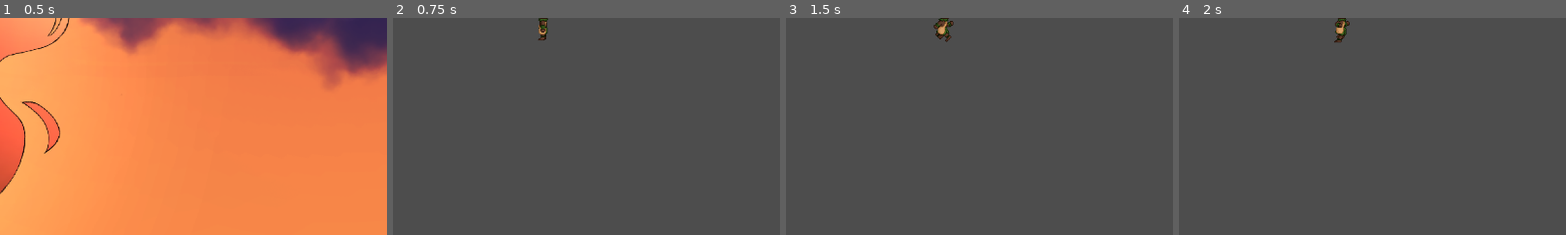
Above: before the commit, frames 1-4 (left to right).
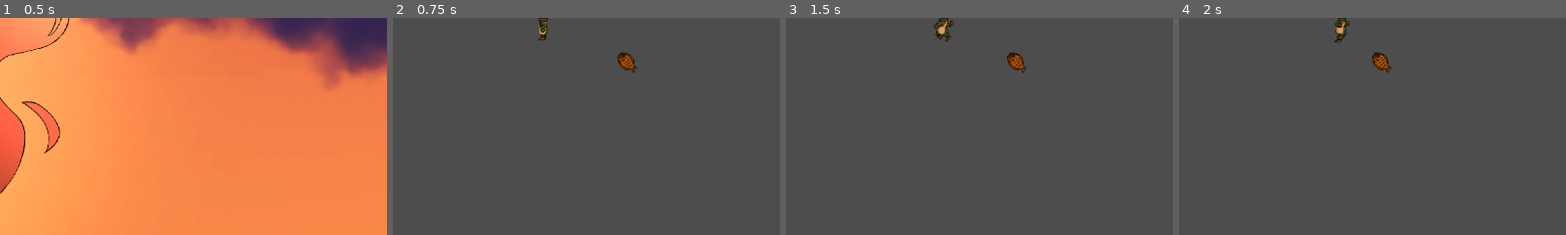
Above: after the commit, the same moments.

Repository: carolinalimaal/tekoha
Game: Godot game, scene res://UI/main_menu/main_menu.tscn
Two runs of this game, one before a commit and one after it. Both use one fixed random seed, a clock stepped at 60 frames per second and the inputs below.
Inputs (mouse positions are % of the whole screen's width and height, from its top left):
- Up to frame 1 (0.5 s): no input
- Up to frame 2 (0.75 s): click "Carregar Jogo" at 0.5 s
- Up to frame 3 (1.5 s): tap Enter at 1.25 s; move the mouse to (72, 45) at 1.27 s; hold D (move_right) from 1.28 s (still down); hold R (interact, bound only after the commit) from 1.28 s (still down)
- Up to frame 4 (2 s): keep holding D (move_right); keep holding R (interact, bound only after the commit)
The pictures show only the part of the screen within x 31-81%, y 49-99%; the shares and areas given below are measured in that part.

Frame 1 is identical in both runs. In frame 2, 0.3% of the frame differs, in the area x 57-64%, y 16-26%; in frame 3, 0.3%; in frame 4, 0.3%.

Commit message:
feat: coleta de itens

Diff:
--- a/tekoha/UI/inventory/inventory_slot_ui.gd
+++ b/tekoha/UI/inventory/inventory_slot_ui.gd
@@ -18,6 +18,7 @@
 
 
 func _ready() -> void:
+	_inventory_ui = get_tree().get_root().get_node("/root/Main/UI/InventoryUi") as InventoryUI
 	# Conectar sinais aos botões
 	item_button.mouse_entered.connect(_on_show_description)
 	item_button.mouse_exited.connect(_on_hide_description)
--- /dev/null
+++ b/tekoha/entities/player/pickup_area.gd
@@ -0,0 +1,29 @@
+class_name PickupArea extends Area2D
+
+@onready var player: Player = get_tree().get_first_node_in_group("Player")
+@onready var inventory: Inventory = GlobalRefs.inventory
+@onready var interact_ui: CanvasLayer = $"../InteractUI"
+
+var item: PickupItem
+
+func _ready() -> void:
+	area_entered.connect(_on_item_entered_in_pickupArea)
+	area_exited.connect(_on_item_exited_in_pickupArea)
+
+func _on_item_entered_in_pickupArea(item_entered: Area2D):
+	if item_entered.item_data is ConsumableItemData:
+		interact_ui.visible = true
+		item = item_entered
+	#elif item_entered.item_data is MuiraquitaItemData:
+		#pass
+	#elif item_entered.item_data is CoinItemData:
+		#pass
+
+func _on_item_exited_in_pickupArea(_item: Area2D):
+	interact_ui.visible = false
+
+func _input(event: InputEvent) -> void:
+	if event.is_action_pressed("interact") and interact_ui.visible == true:
+		if inventory.add_item(item.item_data):
+			await get_tree().create_timer(.3).timeout
+			item.queue_free()
--- a/tekoha/entities/player/player.tscn
+++ b/tekoha/entities/player/player.tscn
@@ -1,10 +1,11 @@
-[gd_scene load_steps=292 format=3 uid="uid://cc1753k1fycf4"]
+[gd_scene load_steps=294 format=3 uid="uid://cc1753k1fycf4"]
 
 [ext_resource type="Script" uid="uid://du7gb4ysvswcn" path="res://entities/player/player.gd" id="1_fkugw"]
 [ext_resource type="Texture2D" uid="uid://d36nm3vhln3ww" path="res://assets/sprites/entities/player/curupira_spritesheet.png" id="1_wmv1v"]
 [ext_resource type="Script" uid="uid://cxfitvewp4xj5" path="res://utils/components/health_component.gd" id="3_mpktj"]
 [ext_resource type="Script" uid="uid://2pwu4vjmtkg6" path="res://utils/components/hitbox_component.gd" id="4_yg5k4"]
 [ext_resource type="Script" uid="uid://b25oeps4g35sq" path="res://utils/components/hurtbox_component.gd" id="5_8fjmc"]
+[ext_resource type="Script" uid="uid://jmfxhuogl38k" path="res://entities/player/pickup_area.gd" id="6_3wlsy"]
 [ext_resource type="Resource" uid="uid://d2gf7k7f2irga" path="res://entities/player/player_attack.tres" id="6_qiwj3"]
 [ext_resource type="Script" uid="uid://cpmntw43kee13" path="res://entities/player/anim_tree_player.gd" id="7_7thud"]
 [ext_resource type="Script" uid="uid://coql161p0qttr" path="res://utils/state_machine/state_machine.gd" id="7_qiwj3"]
@@ -23,6 +24,10 @@
 
 [sub_resource type="RectangleShape2D" id="RectangleShape2D_8fjmc"]
 size = Vector2(82, 40)
+
+[sub_resource type="CapsuleShape2D" id="CapsuleShape2D_yqrof"]
+radius = 20.0
+height = 56.0
 
 [sub_resource type="RectangleShape2D" id="RectangleShape2D_wmv1v"]
 size = Vector2(20, 17)
@@ -3032,6 +3037,13 @@
 shape = SubResource("RectangleShape2D_8fjmc")
 disabled = true
 
+[node name="PickupArea" type="Area2D" parent="."]
+script = ExtResource("6_3wlsy")
+
+[node name="PickuCollision" type="CollisionShape2D" parent="PickupArea"]
+shape = SubResource("CapsuleShape2D_yqrof")
+debug_color = Color(0, 0.63529414, 0.4, 0.41960785)
+
 [node name="Collision" type="CollisionShape2D" parent="."]
 position = Vector2(0, 19.5)
 shape = SubResource("RectangleShape2D_wmv1v")
@@ -3091,3 +3103,33 @@
 
 [node name="Death" type="Node" parent="StateMachine"]
 script = ExtResource("12_a1qjk")
+
+[node name="InteractUI" type="CanvasLayer" parent="."]
+visible = false
+
+[node name="ColorRect" type="ColorRect" parent="InteractUI"]
+anchors_preset = 3
+anchor_left = 1.0
+anchor_top = 1.0
+anchor_right = 1.0
+anchor_bottom = 1.0
+offset_left = -200.0
+offset_top = -35.0
+grow_horizontal = 0
+grow_vertical = 0
+color = Color(0.19215687, 0.3764706, 0.32156864, 0.8392157)
+
+[node name="Label" type="Label" parent="InteractUI/ColorRect"]
+layout_mode = 1
+anchors_preset = -1
+anchor_left = 0.5
+anchor_top = 0.52900004
+anchor_right = 0.5
+anchor_bottom = 0.52900004
+offset_left = -88.0
+offset_top = -11.515001
+offset_right = 90.0
+offset_bottom = 11.484999
+grow_horizontal = 0
+grow_vertical = 0
+text = "Pressione R para pegar"
--- a/tekoha/globals/main_scene/main.tscn
+++ b/tekoha/globals/main_scene/main.tscn
@@ -6,6 +6,8 @@
 [ext_resource type="Script" uid="uid://bvcb521no2utd" path="res://globals/input_manager.gd" id="3_n2rk1"]
 [ext_resource type="Script" uid="uid://bun1v203k2eax" path="res://globals/controller_manager.gd" id="4_ac4dx"]
 [ext_resource type="PackedScene" uid="uid://duntos8imf0u6" path="res://UI/pause_menu/pause_menu.tscn" id="4_mdv7j"]
+[ext_resource type="PackedScene" uid="uid://br2ssfiytafqc" path="res://utils/resources/pickup_item/pickup_item.tscn" id="7_d60g8"]
+[ext_resource type="Resource" uid="uid://c680qx72e4gr7" path="res://utils/inventory/items/tacaca.tres" id="8_114rs"]
 
 [node name="Main" type="Node2D"]
 
@@ -22,10 +24,10 @@
 
 [node name="UI" type="CanvasLayer" parent="."]
 
-[node name="InventoryUi" parent="UI" instance=ExtResource("3_ac4dx")]
+[node name="PauseMenu" parent="UI" instance=ExtResource("4_mdv7j")]
 visible = false
 
-[node name="PauseMenu" parent="UI" instance=ExtResource("4_mdv7j")]
+[node name="InventoryUi" parent="UI" instance=ExtResource("3_ac4dx")]
 visible = false
 
 [node name="Player" type="Node2D" parent="."]
@@ -37,3 +39,7 @@
 metadata/_custom_type_script = "uid://bl7u5w3hc2dqu"
 
 [node name="Level" type="Node2D" parent="."]
+
+[node name="tacaca" parent="." instance=ExtResource("7_d60g8")]
+position = Vector2(126, 60)
+item_data = ExtResource("8_114rs")
--- a/tekoha/project.godot
+++ b/tekoha/project.godot
@@ -88,6 +88,11 @@
 , Object(InputEventJoypadButton,"resource_local_to_scene":false,"resource_name":"","device":-1,"button_index":4,"pressure":0.0,"pressed":true,"script":null)
 ]
 }
+interact={
+"deadzone": 0.2,
+"events": [Object(InputEventKey,"resource_local_to_scene":false,"resource_name":"","device":-1,"window_id":0,"alt_pressed":false,"shift_pressed":false,"ctrl_pressed":false,"meta_pressed":false,"pressed":false,"keycode":0,"physical_keycode":82,"key_label":0,"unicode":114,"location":0,"echo":false,"script":null)
+]
+}
 
 [layer_names]
 
--- a/tekoha/utils/inventory/inventory.gd
+++ b/tekoha/utils/inventory/inventory.gd
@@ -19,6 +19,7 @@
 	slot.item = item
 	# Emite sinais para atualizar a UI
 	GlobalSignals.updated_inventory.emit()
+
 	return true
 
 # Remove um item do inventario
--- /dev/null
+++ b/tekoha/utils/inventory/items/collision_shape.tres
@@ -0,0 +1,4 @@
+[gd_resource type="CircleShape2D" load_steps=0 format=3 uid="uid://cprlrewq8mps4"]
+
+[resource]
+radius = 16.0
--- /dev/null
+++ b/tekoha/utils/inventory/items/tacaca.tres
@@ -0,0 +1,13 @@
+[gd_resource type="Resource" script_class="ConsumableItemData" load_steps=4 format=3 uid="uid://c680qx72e4gr7"]
+
+[ext_resource type="Shape2D" uid="uid://cprlrewq8mps4" path="res://utils/inventory/items/collision_shape.tres" id="1_53wrc"]
+[ext_resource type="Texture2D" uid="uid://sqn83bgph3xp" path="res://utils/inventory/items/assets/tile009.png" id="2_53wrc"]
+[ext_resource type="Script" uid="uid://bekubsjwettik" path="res://utils/inventory/items_resources/consumable_item_data.gd" id="3_b1rvv"]
+
+[resource]
+script = ExtResource("3_b1rvv")
+icon = ExtResource("2_53wrc")
+name = "Tambaqui Assado"
+description = "Peixe amazônico assado na brasa."
+collision_shape = ExtResource("1_53wrc")
+metadata/_custom_type_script = "uid://dj1su61qvlg4d"
--- /dev/null
+++ b/tekoha/utils/resources/pickup_item/pickup_item.gd
@@ -0,0 +1,12 @@
+class_name PickupItem
+extends Area2D
+
+@onready var sprite: Sprite2D = $Sprite2D
+@onready var collision: CollisionShape2D = $CollisionShape2D
+
+@export var item_data: ItemData
+
+func _ready() -> void:
+	if item_data:
+		sprite.texture = item_data.icon
+		collision.shape = item_data.collision_shape
--- /dev/null
+++ b/tekoha/utils/resources/pickup_item/pickup_item.tscn
@@ -0,0 +1,10 @@
+[gd_scene load_steps=2 format=3 uid="uid://br2ssfiytafqc"]
+
+[ext_resource type="Script" uid="uid://b2uy05h2amixu" path="res://utils/resources/pickup_item/pickup_item.gd" id="1_ml4g1"]
+
+[node name="PickupItem" type="Area2D"]
+script = ExtResource("1_ml4g1")
+
+[node name="Sprite2D" type="Sprite2D" parent="."]
+
+[node name="CollisionShape2D" type="CollisionShape2D" parent="."]
Not shown, added: tekoha/entities/player/pickup_area.gd.uid
Not shown: 1 places in tekoha/globals/main_scene/main.tscn that only renumber resources
Binary file added: tekoha/utils/inventory/items/assets/tile009.png
Not shown, added: tekoha/utils/inventory/items/assets/tile009.png.import
Renamed: tekoha/utils/resources/items/consumable_item_data.gd -> tekoha/utils/inventory/items_resources/consumable_item_data.gd
Renamed: tekoha/utils/resources/items/consumable_item_data.gd.uid -> tekoha/utils/inventory/items_resources/consumable_item_data.gd.uid
Renamed: tekoha/utils/resources/items/item_data.gd -> tekoha/utils/inventory/items_resources/item_data.gd
Renamed: tekoha/utils/resources/items/item_data.gd.uid -> tekoha/utils/inventory/items_resources/item_data.gd.uid
Not shown, added: tekoha/utils/resources/pickup_item/pickup_item.gd.uid
